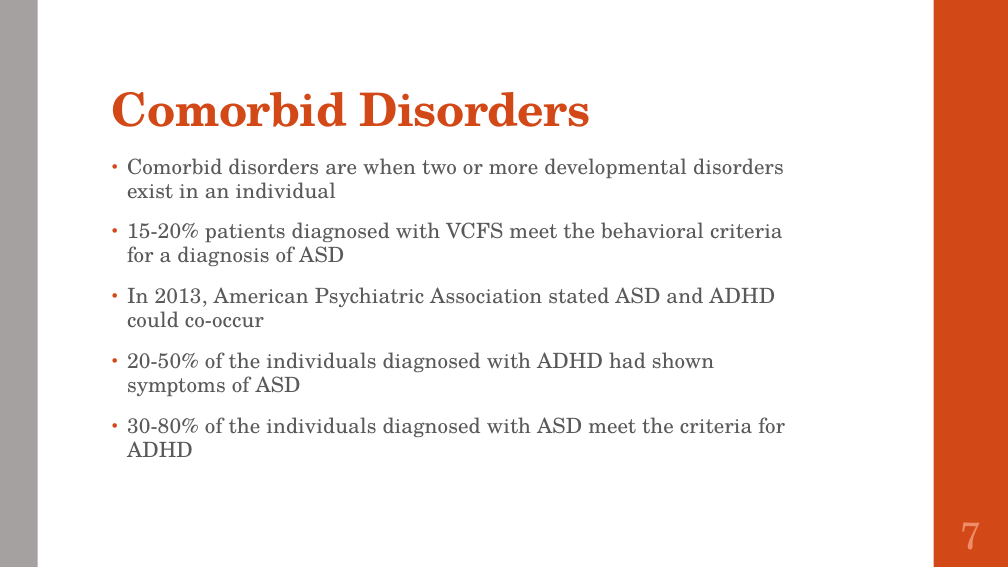
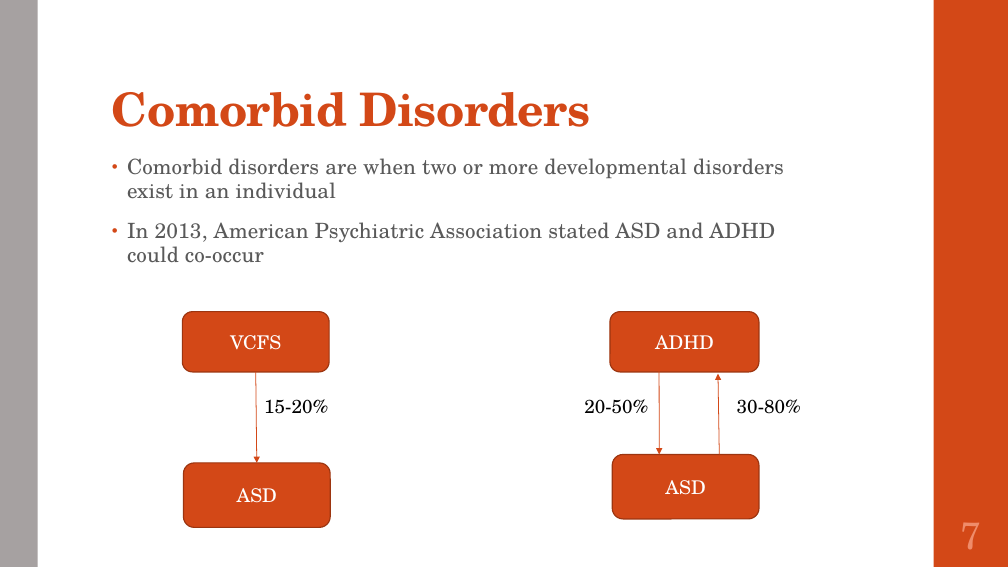
Before and after one commit to SirichandanaSambatur/CADDC, a slide deck: slide 7 of FinalReport.pptx. Drawn at 1008x567 pixels with LibreOffice and Linux fonts; fonts in the diff are those of the drawing. Boxes give left, top, right and bottom in pixels: in the first picture for what was removed or moved away, otherwise in the second. Text is boxed around its words. In the diff, an @@ line names an element or a change of style, - is before the commit and + after.

```diff
--- a/FinalReport.pptx
+++ b/FinalReport.pptx
@@ text at (x1=127, y1=222, x2=783, y2=266): paragraph removed @@
-• 15-20% patients diagnosed with VCFS meet the behavioral criteria for a diagnosis of ASD
@@ rounded rectangle added at (x1=182, y1=312, x2=329, y2=372), fill #D34817, outline #9C3511 1.1 pt, 18 pt, text #FFFFFF @@
+VCFS
@@ rounded rectangle added at (x1=610, y1=312, x2=759, y2=372), fill #D34817, outline #9C3511 1.1 pt, 18 pt, text #FFFFFF @@
+ADHD
@@ text at (x1=127, y1=352, x2=785, y2=457): paragraphs removed @@
-• 20-50% of the individuals diagnosed with ADHD had shown symptoms of ASD
-• 30-80% of the individuals diagnosed with ASD meet the criteria for ADHD
@@ arrow added from (256, 372) to (257, 463), #D34817 0.75 pt @@
@@ arrow added from (659, 364) to (659, 454), #D34817 0.75 pt @@
@@ arrow added from (719, 454) to (718, 374), #D34817 0.75 pt @@
@@ text added at (x1=264, y1=399, x2=328, y2=414), 18 pt, text #000000 @@
+15-20%
@@ text added at (x1=584, y1=399, x2=648, y2=414), 18 pt, text #000000 @@
+20-50%
@@ text added at (x1=737, y1=399, x2=801, y2=414), 18 pt, text #000000 @@
+30-80%
@@ rounded rectangle added at (x1=184, y1=463, x2=330, y2=527), fill #D34817, outline #9C3511 1.1 pt, 18 pt, text #FFFFFF @@
+ASD
@@ rounded rectangle added at (x1=613, y1=454, x2=759, y2=519), fill #D34817, outline #9C3511 1.1 pt, 18 pt, text #FFFFFF @@
+ASD
```
Also in this commit, not shown: 23 other slides changed, 3 slides added, 2 slides removed.
